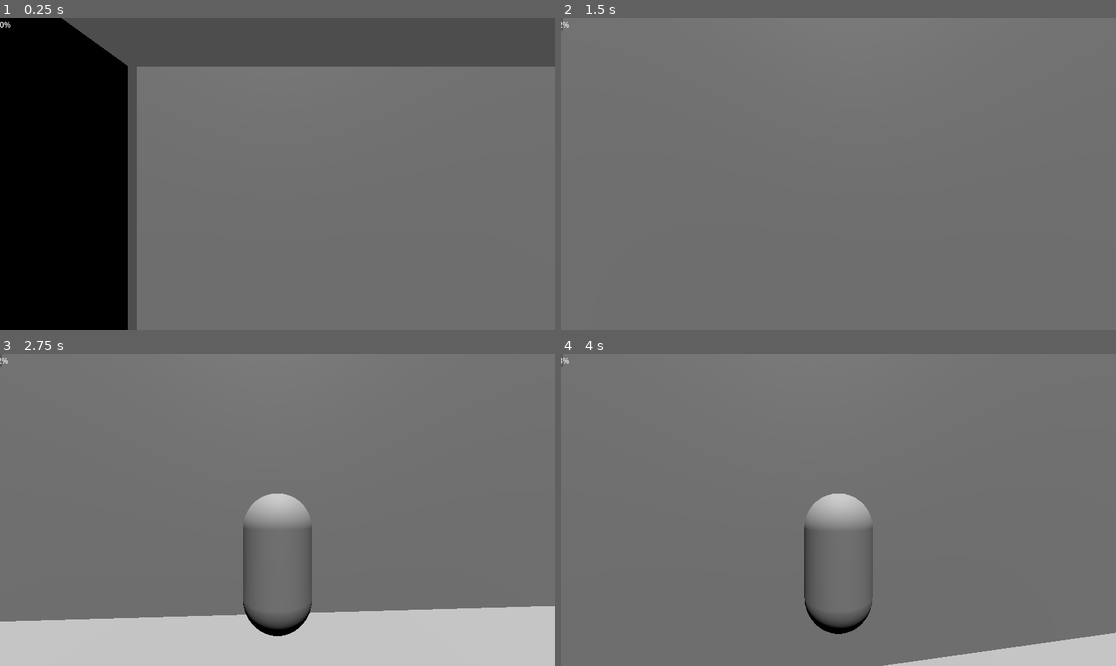
Above: before the commit, frames 1-4 (two rows, left to right).
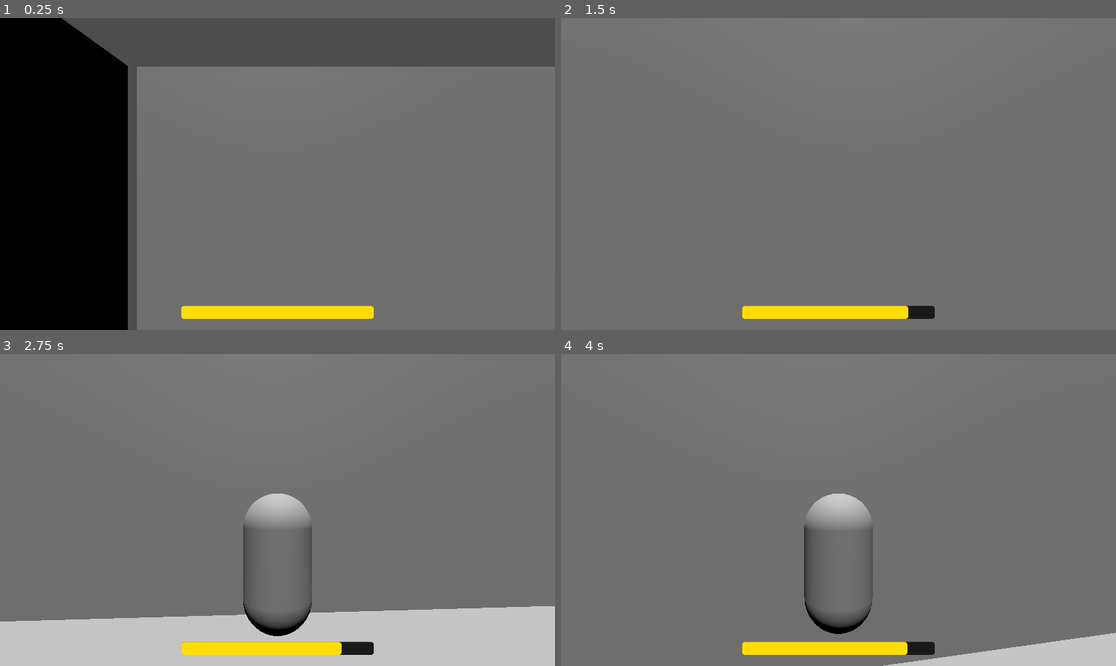
Above: after the commit, the same moments.

Repository: natmar68-cmyk/Rat_Trap
Game: Godot game, scene res://Scenes/kitchen.tscn
Two runs of this game, one before a commit and one after it. Both use one fixed random seed, a clock stepped at 60 frames per second and the inputs below.
Inputs (mouse positions are in pixels of both pictures, inside the frame that each line leads up to):
- Up to frame 1 (0.25 s): no input
- Up to frame 2 (1.5 s): move the mouse to (866, 174) at 0.52 s; hold Ctrl (sprint) 0.53-1.28 s; hold W (move_forward) from 0.53 s (still down); tap Space (jump) at 0.77 s; move the mouse to (810, 174) at 1.27 s; tap Ctrl (sprint) at 1.35 s
- Up to frame 3 (2.75 s): keep holding W (move_forward); tap Space (jump) at 1.52 s; move the mouse to (288, 503) at 2.02 s; hold Ctrl (sprint) from 2.03 s (still down); tap F (toggle_camera) at 2.1 s
- Up to frame 4 (4 s): keep holding W (move_forward); tap Enter at 2.75 s; move the mouse to (832, 516) at 2.77 s; release Ctrl (sprint) at 2.78 s; tap Ctrl (sprint) at 2.85 s; tap Space (jump) at 3.02, 3.77 s; move the mouse to (877, 513) at 3.52 s; hold Ctrl (sprint) from 3.53 s (still down)

The runs differ from the first frame. In frame 1, 1.5% of the frame differs, in the area x 0-68%, y 1-97%; in frame 2, 1.5%; in frame 3, 1.5%; in frame 4, 1.5%.

Commit message:
Added an indicator for running out of stamina

Diff:
--- a/Scenes/Testing scene.tscn
+++ b/Scenes/Testing scene.tscn
@@ -5,7 +5,7 @@
 [node name="Node3D" type="Node3D" unique_id=1836041409]
 
 [node name="DirectionalLight3D" type="DirectionalLight3D" parent="." unique_id=1844308436]
-transform = Transform3D(1, 0, 0, 0, 0.70710677, 0.70710677, 0, -0.70710677, 0.70710677, 0, 33.072, 0)
+transform = Transform3D(1, 0, 0, 0, -0.14321625, 0.9896915, 0, -0.9896915, -0.14321625, 0.095184326, 33.072, -0.8554411)
 light_energy = 0.562
 light_indirect_energy = 1.35
 light_volumetric_fog_energy = 0.585
@@ -22,6 +22,3 @@
 transform = Transform3D(1, 0, 0, 0, 1, 0, 0, 0, 1, 9.681141, 0.722497, 10.793422)
 use_collision = true
 size = Vector3(3.8046875, 4.246582, 6.823242)
-
-[node name="Player2" parent="." unique_id=417054637 instance=ExtResource("1_5dop0")]
-transform = Transform3D(1, 0, 0, 0, 1, 0, 0, 0, 1, 0, 14.688854, 0)
--- a/Scenes/player.tscn
+++ b/Scenes/player.tscn
@@ -5,6 +5,20 @@
 [sub_resource type="CapsuleShape3D" id="CapsuleShape3D_v0iea"]
 
 [sub_resource type="CapsuleMesh" id="CapsuleMesh_v0iea"]
+
+[sub_resource type="StyleBoxFlat" id="StyleBoxFlat_v0iea"]
+bg_color = Color(0.101960786, 0.101960786, 0.101960786, 1)
+corner_radius_top_left = 6
+corner_radius_top_right = 6
+corner_radius_bottom_right = 6
+corner_radius_bottom_left = 6
+
+[sub_resource type="StyleBoxFlat" id="StyleBoxFlat_cvnsp"]
+bg_color = Color(1, 0.8666667, 0, 1)
+corner_radius_top_left = 6
+corner_radius_top_right = 6
+corner_radius_bottom_right = 6
+corner_radius_bottom_left = 6
 
 [node name="Player" type="CharacterBody3D" unique_id=417054637]
 script = ExtResource("1_v0iea")
@@ -25,15 +39,34 @@
 
 [node name="Camera3D" type="Camera3D" parent="Head/SpringArm3D" unique_id=1439410076]
 
-[node name="CanvasLayer" type="CanvasLayer" parent="." unique_id=271647571]
+[node name="CanvasLayer" type="CanvasLayer" parent="." unique_id=2124015901]
 
-[node name="Control" type="Control" parent="CanvasLayer" unique_id=1480052086]
+[node name="Control" type="Control" parent="CanvasLayer" unique_id=508166944]
 layout_mode = 3
-anchors_preset = 0
+anchors_preset = 15
+anchor_right = 1.0
+anchor_bottom = 1.0
+grow_horizontal = 2
+grow_vertical = 2
+
+[node name="Vignette" type="ColorRect" parent="CanvasLayer/Control" unique_id=198535931]
+layout_mode = 0
 offset_right = 40.0
 offset_bottom = 40.0
 
-[node name="ProgressBar" type="ProgressBar" parent="CanvasLayer/Control" unique_id=616191877]
-layout_mode = 0
-offset_right = 4.0
-offset_bottom = 27.0
+[node name="ProgressBar" type="ProgressBar" parent="CanvasLayer/Control" unique_id=1982750010]
+layout_mode = 1
+anchors_preset = 7
+anchor_left = 0.5
+anchor_top = 1.0
+anchor_right = 0.5
+anchor_bottom = 1.0
+offset_left = -200.0
+offset_top = -50.0
+offset_right = 200.0
+offset_bottom = -23.0
+grow_horizontal = 2
+grow_vertical = 0
+theme_override_styles/background = SubResource("StyleBoxFlat_v0iea")
+theme_override_styles/fill = SubResource("StyleBoxFlat_cvnsp")
+show_percentage = false
--- a/Scripts/player.gd
+++ b/Scripts/player.gd
@@ -1,26 +1,24 @@
 extends CharacterBody3D
-
 # Movement
 const SPEED = 10.0
 const SPRINT_SPEED = 20.0
 const JUMP_VELOCITY = 7.0
 const GRAVITY = 20.0
-
 # Mouse look
 const MOUSE_SENSITIVITY = 0.002
 const PITCH_LIMIT = deg_to_rad(89)
-
 # Stamina
 const STAMINA_MAX = 100.0
-const STAMINA_DRAIN = 25.0
-const STAMINA_REGEN = 15.0
+const STAMINA_DRAIN = 20.0
+const STAMINA_REGEN = 20.0
 var stamina := STAMINA_MAX
-var exhausted := false  # locked out of sprinting until full regen
+var exhausted := false
 
 @onready var head: Node3D = $Head
 @onready var fp_camera: Camera3D = $Head/Camera3D
 @onready var body_mesh: MeshInstance3D = $MeshInstance3D
 @onready var stamina_bar: ProgressBar = $CanvasLayer/Control/ProgressBar
+@onready var vignette: ColorRect = $CanvasLayer/Control/Vignette
 
 var tp_camera: Camera3D = null
 var is_first_person := true
@@ -34,6 +32,25 @@
 	body_mesh.visible = false
 	stamina_bar.max_value = STAMINA_MAX
 	stamina_bar.value = stamina
+	# Vignette setup
+	vignette.set_anchors_and_offsets_preset(Control.PRESET_FULL_RECT)
+	vignette.z_index = 10
+	vignette.mouse_filter = Control.MOUSE_FILTER_IGNORE
+	var mat := ShaderMaterial.new()
+	var shader := Shader.new()
+	shader.code = """
+shader_type canvas_item;
+uniform float intensity : hint_range(0.0, 1.0) = 0.0;
+void fragment() {
+	vec2 uv = UV - 0.5;
+	float dist = length(uv);
+	float vignette = smoothstep(0.6, 0.8, dist * 1.8);
+	COLOR = vec4(1.0, 0.0, 0.0, clamp(vignette * intensity, 0.0, 0.6));
+}
+"""
+	mat.shader = shader
+	mat.set_shader_parameter("intensity", 0.0)
+	vignette.material = mat
 
 func _input(event: InputEvent) -> void:
 	if Input.is_action_just_pressed("toggle_camera"):
@@ -47,12 +64,10 @@
 		else:
 			tp_camera.make_current()
 			body_mesh.visible = true
-
 	if event is InputEventMouseMotion and Input.get_mouse_mode() == Input.MOUSE_MODE_CAPTURED:
 		rotate_y(-event.relative.x * MOUSE_SENSITIVITY)
 		head.rotate_x(-event.relative.y * MOUSE_SENSITIVITY)
 		head.rotation.x = clamp(head.rotation.x, -PITCH_LIMIT, PITCH_LIMIT)
-
 	if Input.is_action_just_pressed("ui_cancel"):
 		if Input.get_mouse_mode() == Input.MOUSE_MODE_CAPTURED:
 			Input.set_mouse_mode(Input.MOUSE_MODE_VISIBLE)
@@ -63,35 +78,45 @@
 	# Gravity
 	if not is_on_floor():
 		velocity.y -= GRAVITY * delta
-
 	# Stamina
 	var can_sprint = Input.is_action_pressed("sprint") and stamina > 0 and not exhausted
 	if can_sprint:
 		stamina = max(stamina - STAMINA_DRAIN * delta, 0)
 		if stamina == 0:
-			exhausted = true  # hit zero, lock sprint until fully refilled
+			exhausted = true
 	else:
 		stamina = min(stamina + STAMINA_REGEN * delta, STAMINA_MAX)
 		if exhausted and stamina == STAMINA_MAX:
-			exhausted = false  # fully refilled, can sprint again
-
+			exhausted = false
 	stamina_bar.value = stamina
-
+	# Vignette
+	_update_vignette(delta)
 	# Movement
 	var speed = SPRINT_SPEED if can_sprint else SPEED
 	var input_dir := Input.get_vector("move_left", "move_right", "move_forward", "move_back")
 	var direction = (transform.basis * Vector3(input_dir.x, 0, input_dir.y)).normalized()
-
 	if direction:
 		velocity.x = direction.x * speed
 		velocity.z = direction.z * speed
 	else:
 		velocity.x = move_toward(velocity.x, 0, speed)
 		velocity.z = move_toward(velocity.z, 0, speed)
-
 	move_and_slide()
-
-	# Jump
 	if Input.is_action_just_pressed("jump") and is_on_floor():
 		velocity.y = JUMP_VELOCITY
 		move_and_slide()
+
+func _update_vignette(delta: float) -> void:
+	var mat := vignette.material as ShaderMaterial
+	if mat == null:
+		return
+	var raw = mat.get_shader_parameter("intensity")
+	var current: float = raw if raw != null else 0.0
+	var target: float
+	if exhausted:
+		var pulse = (sin(Time.get_ticks_msec() * 0.005) + 1.0) * 0.5
+		target = lerp(0.05, 0.25, pulse)
+	else:
+		target = 0.0
+	var new_intensity := move_toward(current, target, delta * 3.0)
+	mat.set_shader_parameter("intensity", new_intensity)
--- /dev/null
+++ b/ziva_installer/installer_dock.gd
@@ -0,0 +1,195 @@
+@tool
+extends VBoxContainer
+
+enum State { IDLE, DOWNLOADING, EXTRACTING, COMPLETE, ERROR }
+
+var _state: State = State.IDLE
+var _progress: float = 0.0
+
+var _header_label: Label
+var _links_row: HBoxContainer
+var _install_button: Button
+var _progress_bar: ProgressBar
+var _status_label: Label
+var _retry_button: Button
+var _restart_button: Button
+var _tos_link: LinkButton
+
+var _downloader: Node
+
+
+func _ready() -> void:
+	_build_ui()
+	_create_downloader()
+
+
+func _build_ui() -> void:
+	# Header
+	_header_label = Label.new()
+	_header_label.text = "Ziva AI Agent Installer"
+	_header_label.horizontal_alignment = HORIZONTAL_ALIGNMENT_CENTER
+	add_child(_header_label)
+
+	# Spacer
+	var spacer1 := Control.new()
+	spacer1.custom_minimum_size.y = 8
+	add_child(spacer1)
+
+	# Links row
+	_links_row = HBoxContainer.new()
+	_links_row.alignment = BoxContainer.ALIGNMENT_CENTER
+
+	var website_link := LinkButton.new()
+	website_link.text = "Website"
+	website_link.uri = "https://ziva.sh"
+	website_link.pressed.connect(func(): OS.shell_open("https://ziva.sh"))
+	_links_row.add_child(website_link)
+
+	var docs_link := LinkButton.new()
+	docs_link.text = "Docs"
+	docs_link.uri = "https://ziva.sh/docs"
+	docs_link.pressed.connect(func(): OS.shell_open("https://ziva.sh/docs"))
+	_links_row.add_child(docs_link)
+
+	var discord_link := LinkButton.new()
+	discord_link.text = "Discord"
+	discord_link.uri = "https://ziva.sh/discord"
+	discord_link.pressed.connect(func(): OS.shell_open("https://ziva.sh/discord"))
+	_links_row.add_child(discord_link)
+
+	add_child(_links_row)
+
+	# Spacer
+	var spacer2 := Control.new()
+	spacer2.custom_minimum_size.y = 16
+	add_child(spacer2)
+
+	# Install button
+	_install_button = Button.new()
+	_install_button.text = "Install Ziva Agent"
+	_install_button.pressed.connect(_on_install_pressed)
+	add_child(_install_button)
+
+	# Progress bar (hidden initially)
+	_progress_bar = ProgressBar.new()
+	_progress_bar.min_value = 0
+	_progress_bar.max_value = 100
+	_progress_bar.value = 0
+	_progress_bar.visible = false
+	add_child(_progress_bar)
+
+	# Status label
+	_status_label = Label.new()
+	_status_label.text = ""
+	_status_label.horizontal_alignment = HORIZONTAL_ALIGNMENT_CENTER
+	_status_label.autowrap_mode = TextServer.AUTOWRAP_WORD_SMART
+	add_child(_status_label)
+
+	# Retry button (hidden initially)
+	_retry_button = Button.new()
+	_retry_button.text = "Retry"
+	_retry_button.visible = false
+	_retry_button.pressed.connect(_on_retry_pressed)
+	add_child(_retry_button)
+
+	# Restart button (hidden initially)
+	_restart_button = Button.new()
+	_restart_button.text = "Restart Editor"
+	_restart_button.visible = false
+	_restart_button.pressed.connect(_on_restart_pressed)
+	add_child(_restart_button)
+
+	# Expanding spacer to push ToS to bottom
+	var spacer3 := Control.new()
+	spacer3.size_flags_vertical = Control.SIZE_EXPAND_FILL
+	add_child(spacer3)
+
+	# ToS link
+	_tos_link = LinkButton.new()
+	_tos_link.text = "Terms of Service"
+	_tos_link.uri = "https://ziva.sh/terms"
+	_tos_link.pressed.connect(func(): OS.shell_open("https://ziva.sh/terms"))
+	add_child(_tos_link)
+
+
+func _create_downloader() -> void:
+	var base_dir: String = get_script().resource_path.get_base_dir()
+	var script := load(base_dir + "/installer_download.gd")
+	if script == null:
+		push_error("ZivaInstaller: Could not load installer_download.gd")
+		return
+	_downloader = Node.new()
+	_downloader.set_script(script)
+	_downloader.state_changed.connect(_on_state_changed)
+	_downloader.error_occurred.connect(_on_error_occurred)
+	add_child(_downloader)
+
+
+func get_state() -> String:
+	match _state:
+		State.IDLE:
+			return "idle"
+		State.DOWNLOADING:
+			return "downloading"
+		State.EXTRACTING:
+			return "extracting"
+		State.COMPLETE:
+			return "complete"
+		State.ERROR:
+			return "error"
+	return "idle"
+
+
+func get_progress() -> float:
+	return _progress
+
+
+func start_install() -> void:
+	if _downloader:
+		_downloader.start_install()
+
+
+func _on_install_pressed() -> void:
+	start_install()
+
+
+func _on_retry_pressed() -> void:
+	_retry_button.visible = false
+	_status_label.text = ""
+	start_install()
+
+
+func _on_restart_pressed() -> void:
+	EditorInterface.restart_editor()
+
+
+func _on_state_changed(state_str: String, progress: float) -> void:
+	_progress = progress
+
+	match state_str:
+		"idle":
+			_state = State.IDLE
+		"downloading":
+			_state = State.DOWNLOADING
+			_install_button.visible = false
+			_progress_bar.visible = true
+			_progress_bar.value = progress * 100.0
+			_status_label.text = ""
+		"extracting":
+			_state = State.EXTRACTING
+			_progress_bar.visible = true
+			_progress_bar.value = 100
+			_status_label.text = "Extracting..."
+		"complete":
+			_state = State.COMPLETE
+			_progress_bar.visible = false
+			_status_label.text = "Installation complete! Please restart the editor."
+			_restart_button.visible = true
+
+
+func _on_error_occurred(message: String) -> void:
+	_state = State.ERROR
+	_progress_bar.visible = false
+	_install_button.visible = false
+	_status_label.text = "Error: " + message
+	_retry_button.visible = true
--- /dev/null
+++ b/ziva_installer/installer_download.gd
@@ -0,0 +1,147 @@
+@tool
+extends Node
+
+signal state_changed(state: String, progress: float)
+signal error_occurred(message: String)
+
+var _http_api: HTTPRequest
+var _http_download: HTTPRequest
+var _download_tag: String = ""
+var _download_path: String = ""
+
+
+func _ready() -> void:
+	_http_api = HTTPRequest.new()
+	_http_api.request_completed.connect(_on_api_request_completed)
+	add_child(_http_api)
+
+	_http_download = HTTPRequest.new()
+	_http_download.request_completed.connect(_on_download_completed)
+	add_child(_http_download)
+
+
+func start_install() -> void:
+	state_changed.emit("downloading", 0.0)
+	var err := _http_api.request(
+		"https://api.github.com/repos/ziva-sh/ziva-agent-plugin-godot/releases/latest",
+		["Accept: application/vnd.github+json", "User-Agent: ZivaInstaller"]
+	)
+	if err != OK:
+		error_occurred.emit("Failed to start API request: " + str(err))
+
+
+func _process(_delta: float) -> void:
+	if _http_download.get_http_client_status() == HTTPClient.STATUS_BODY:
+		var body_size := _http_download.get_body_size()
+		var downloaded := _http_download.get_downloaded_bytes()
+		if body_size > 0:
+			var progress := float(downloaded) / float(body_size)
+			state_changed.emit("downloading", progress)
+
+
+func _on_api_request_completed(result: int, response_code: int, _headers: PackedStringArray, body: PackedByteArray) -> void:
+	if result != HTTPRequest.RESULT_SUCCESS or response_code != 200:
+		error_occurred.emit("GitHub API request failed (code: %d, result: %d)" % [response_code, result])
+		return
+
+	var json := JSON.new()
+	var parse_err := json.parse(body.get_string_from_utf8())
+	if parse_err != OK:
+		error_occurred.emit("Failed to parse GitHub API response")
+		return
+
+	var data: Dictionary = json.data
+	if not data.has("tag_name"):
+		error_occurred.emit("No tag_name in GitHub release response")
+		return
+
+	_download_tag = data["tag_name"]
+	var suffix := _get_platform_suffix()
+	if suffix == "":
+		error_occurred.emit("Unsupported platform: " + OS.get_name())
+		return
+
+	var url := "https://github.com/ziva-sh/ziva-agent-plugin-godot/releases/download/%s/ziva-ai-agent-%s-godot-v4.2.0-%s.zip" % [_download_tag, _download_tag, suffix]
+	_download_path = OS.get_user_data_dir() + "/ziva_installer_temp.zip"
+
+	_http_download.download_file = _download_path
+	var err := _http_download.request(url, ["User-Agent: ZivaInstaller"])
+	if err != OK:
+		error_occurred.emit("Failed to start download: " + str(err))
+
+
+func _on_download_completed(result: int, response_code: int, _headers: PackedStringArray, _body: PackedByteArray) -> void:
+	if result != HTTPRequest.RESULT_SUCCESS or response_code != 200:
+		error_occurred.emit("Download failed (code: %d, result: %d)" % [response_code, result])
+		return
+
+	state_changed.emit("extracting", 1.0)
+	_extract_zip()
+
+
+func _extract_zip() -> void:
+	var reader := ZIPReader.new()
+	var err := reader.open(_download_path)
+	if err != OK:
+		error_occurred.emit("Failed to open ZIP file: " + str(err))
+		return
+
+	var files := reader.get_files()
+	for file_path in files:
+		# Zip already contains paths like "addons/ziva_agent/..."
+		if not file_path.begins_with("addons/ziva_agent/"):
+			continue
+
+		if file_path.ends_with("/"):
+			DirAccess.make_dir_recursive_absolute("res://" + file_path)
+			continue
+
+		var data := reader.read_file(file_path)
+		var dest := "res://" + file_path
+		var dir_path := dest.get_base_dir()
+		DirAccess.make_dir_recursive_absolute(dir_path)
+
+		var f := FileAccess.open(dest, FileAccess.WRITE)
+		if f == null:
+			push_warning("ZivaInstaller: Could not write: " + dest)
+			continue
+		f.store_buffer(data)
+		f.close()
+
+	reader.close()
+
+	# Clean up temp file
+	DirAccess.remove_absolute(_download_path)
+
+	# Godot's FileAccess creates files with 644 permissions, but CEF
+	# sub-processes (ziva_cef_helper, chrome-sandbox) need execute bits.
+	_fix_executable_permissions()
+
+	state_changed.emit("complete", 1.0)
+
+
+func _fix_executable_permissions() -> void:
+	var os_name := OS.get_name()
+	if os_name != "Linux" and os_name != "macOS":
+		return
+
+	var bin_path := ProjectSettings.globalize_path("res://addons/ziva_agent/bin")
+	var exit_code := OS.execute("chmod", ["-R", "+x", bin_path])
+	if exit_code != 0:
+		push_error("ZivaInstaller: chmod failed (exit %d) on %s" % [exit_code, bin_path])
+
+
+func _get_platform_suffix() -> String:
+	var os_name := OS.get_name()
+	match os_name:
+		"Windows":
+			if OS.has_feature("arm64"):
+				return "windows-arm64"
+			return "windows-x64"
+		"macOS":
+			return "macos-universal"
+		"Linux":
+			if OS.has_feature("arm64"):
+				return "linux-arm64"
+			return "linux-x64"
+	return ""
--- /dev/null
+++ b/ziva_installer/installer_plugin.gd
@@ -0,0 +1,38 @@
+@tool
+extends EditorPlugin
+
+var _dock: VBoxContainer
+
+
+func _enter_tree() -> void:
+	if FileAccess.file_exists("res://addons/ziva_agent/ziva_agent.gdextension"):
+		return
+
+	# If the GDExtension C++ plugin already added the dock, don't duplicate it.
+	if EditorInterface.get_base_control().find_child("ZivaInstaller", true, false):
+		return
+
+	var base_dir: String = get_script().resource_path.get_base_dir()
+	var script := load(base_dir + "/installer_dock.gd")
+	if script == null:
+		return
+
+	_dock = VBoxContainer.new()
+	_dock.set_script(script)
+	_dock.set_name("ZivaInstaller")
+	add_control_to_dock(DOCK_SLOT_LEFT_UL, _dock)
+
+
+func _exit_tree() -> void:
+	if _dock:
+		remove_control_from_docks(_dock)
+		_dock.queue_free()
+		_dock = null
+
+
+func _has_main_screen() -> bool:
+	return false
+
+
+func _get_plugin_name() -> String:
+	return "Ziva Installer"
--- /dev/null
+++ b/ziva_installer/plugin.cfg
@@ -0,0 +1,7 @@
+[plugin]
+
+name="Ziva Installer"
+description="Installs the Ziva AI Agent for Godot"
+author="Ziva"
+version="0.1.5"
+script="installer_plugin.gd"
--- /dev/null
+++ b/ziva_installer/test_api.gd
@@ -0,0 +1,160 @@
+@tool
+extends Node
+
+var _server: TCPServer
+var _dock: VBoxContainer
+var _clients: Array = []
+
+const PORT := 8099
+
+
+class ClientConnection:
+	var peer: StreamPeerTCP
+	var buffer: String = ""
+
+	func _init(p: StreamPeerTCP) -> void:
+		peer = p
+
+
+func _ready() -> void:
+	_server = TCPServer.new()
+	var err := _server.listen(PORT, "127.0.0.1")
+	if err != OK:
+		push_error("ZivaInstaller TestAPI: Failed to listen on port %d: %s" % [PORT, str(err)])
+		return
+	print("ZivaInstaller TestAPI: Listening on 127.0.0.1:%d" % PORT)
+
+
+func set_dock(dock: Variant) -> void:
+	_dock = dock
+
+
+func _process(_delta: float) -> void:
+	if _server == null:
+		return
+
+	# Accept new connections
+	while _server.is_connection_available():
+		var peer := _server.take_connection()
+		if peer:
+			_clients.append(ClientConnection.new(peer))
+
+	# Process existing connections
+	var to_remove: Array[int] = []
+	for i in range(_clients.size()):
+		var client: ClientConnection = _clients[i]
+		client.peer.poll()
+
+		var status := client.peer.get_status()
+		if status == StreamPeerTCP.STATUS_NONE or status == StreamPeerTCP.STATUS_ERROR:
+			to_remove.append(i)
+			continue
+
+		if status != StreamPeerTCP.STATUS_CONNECTED:
+			continue
+
+		var available := client.peer.get_available_bytes()
+		if available > 0:
+			var data := client.peer.get_data(available)
+			if data[0] == OK:
+				client.buffer += data[1].get_string_from_utf8()
+
+		# Check if we have a complete HTTP request
+		if "\r\n\r\n" in client.buffer:
+			var response := _handle_request(client.buffer)
+			client.peer.put_data(response.to_utf8_buffer())
+			to_remove.append(i)
+
+	# Remove processed/dead connections (reverse order)
+	to_remove.reverse()
+	for i in to_remove:
+		_clients.remove_at(i)
+
+
+func _handle_request(raw: String) -> String:
+	var first_line := raw.split("\r\n")[0]
+	var parts := first_line.split(" ")
+	if parts.size() < 2:
+		return _http_response(400, '{"error": "bad request"}')
+
+	var method := parts[0]
+	var path := parts[1]
+
+	match [method, path]:
+		["GET", "/ready"]:
+			return _http_response(200, '{"ready": true}')
+
+		["GET", "/state"]:
+			return _get_state_response()
+
+		["GET", "/screenshot"]:
+			return _get_screenshot_response()
+
+		["POST", "/install"]:
+			return _post_install_response()
+
+		["POST", "/restart"]:
+			return _post_restart_response()
+
+		["GET", "/ziva-installed"]:
+			return _get_ziva_installed_response()
+
+	return _http_response(404, '{"error": "not found"}')
+
+
+func _get_state_response() -> String:
+	if _dock == null:
+		return _http_response(500, '{"error": "dock not initialized"}')
+
+	var state: String = _dock.get_state()
+	var progress: float = _dock.get_progress()
+	return _http_response(200, '{"state": "%s", "progress": %s}' % [state, str(progress)])
+
+
+func _get_screenshot_response() -> String:
+	var viewport := EditorInterface.get_base_control().get_viewport()
+	var img := viewport.get_texture().get_image()
+
+	var path := OS.get_user_data_dir() + "/ziva_installer_screenshot.png"
+	img.save_png(path)
+
+	return _http_response(200, '{"path": "%s"}' % path.replace("\\", "\\\\"))
+
+
+func _post_install_response() -> String:
+	if _dock == null:
+		return _http_response(500, '{"error": "dock not initialized"}')
+
+	_dock.start_install()
+	return _http_response(200, '{"started": true}')
+
+
+func _post_restart_response() -> String:
+	EditorInterface.restart_editor()
+	return _http_response(200, '{"restarting": true}')
+
+
+func _get_ziva_installed_response() -> String:
+	var installed := FileAccess.file_exists("res://addons/ziva_agent/ziva_agent.gdextension")
+	return _http_response(200, '{"installed": %s}' % str(installed).to_lower())
+
+
+func _http_response(code: int, body: String) -> String:
+	var status_text := "OK"
+	match code:
+		200:
+			status_text = "OK"
+		400:
+			status_text = "Bad Request"
+		404:
+			status_text = "Not Found"
+		500:
+			status_text = "Internal Server Error"
+
+	return "HTTP/1.1 %d %s\r\nContent-Type: application/json\r\nContent-Length: %d\r\nConnection: close\r\n\r\n%s" % [code, status_text, body.length(), body]
+
+
+func _exit_tree() -> void:
+	if _server:
+		_server.stop()
+		_server = null
Not shown, added: addons/ziva_agent/audio/done-sound.wav.import
Not shown, added: addons/ziva_agent/audio/knock.wav.import
Not shown, added: addons/ziva_agent/audio/pop-bright.wav.import
Not shown, added: addons/ziva_agent/audio/soft-ping.wav.import
Not shown, added: addons/ziva_agent/audio/tink.wav.import
Not shown, added: addons/ziva_agent/audio/xylophone.wav.import
Not shown, added: addons/ziva_agent/bin-deps/windows_x86_64/.gdignore
Not shown, added: addons/ziva_agent/db/migrations/meta/0000_snapshot.json
Not shown, added: addons/ziva_agent/db/migrations/meta/0001_snapshot.json
Not shown, added: addons/ziva_agent/db/migrations/meta/0002_snapshot.json
Not shown, added: addons/ziva_agent/db/migrations/meta/0003_snapshot.json
Not shown, added: addons/ziva_agent/db/migrations/meta/0004_snapshot.json
(and 42 more such lines)
